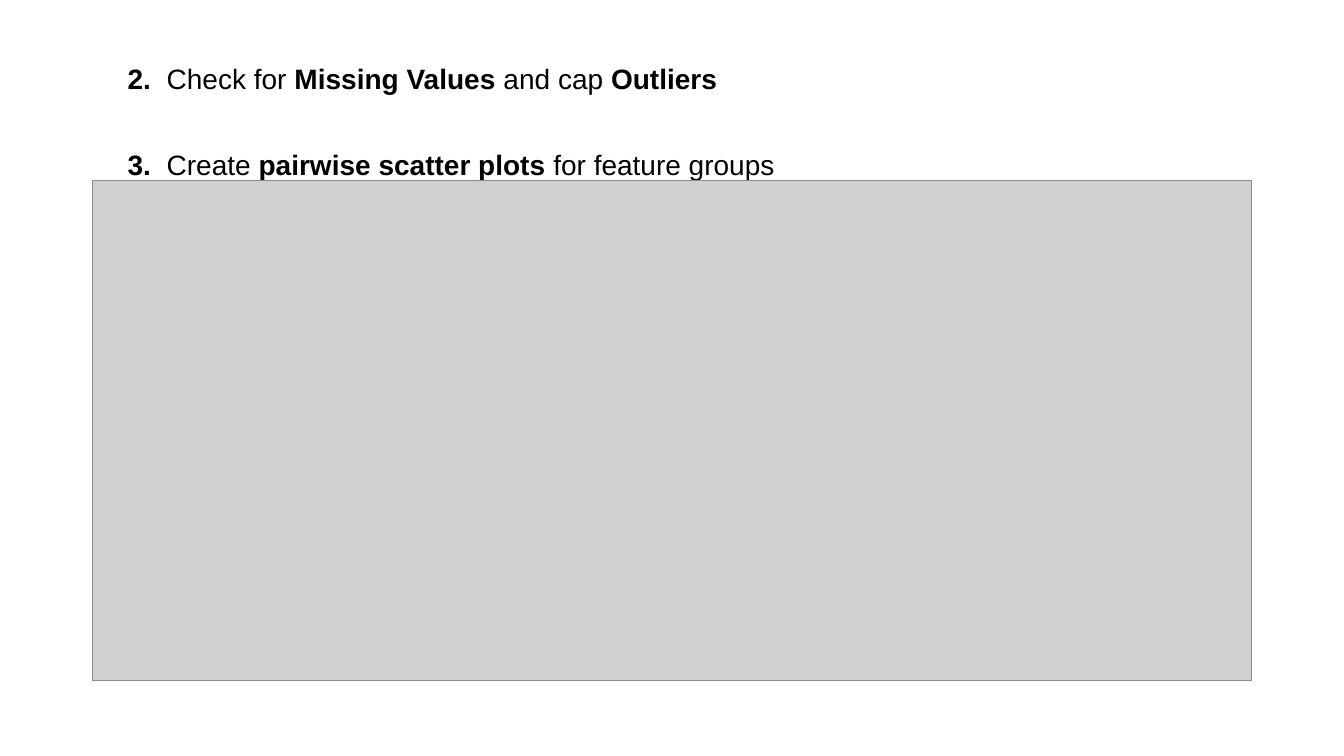
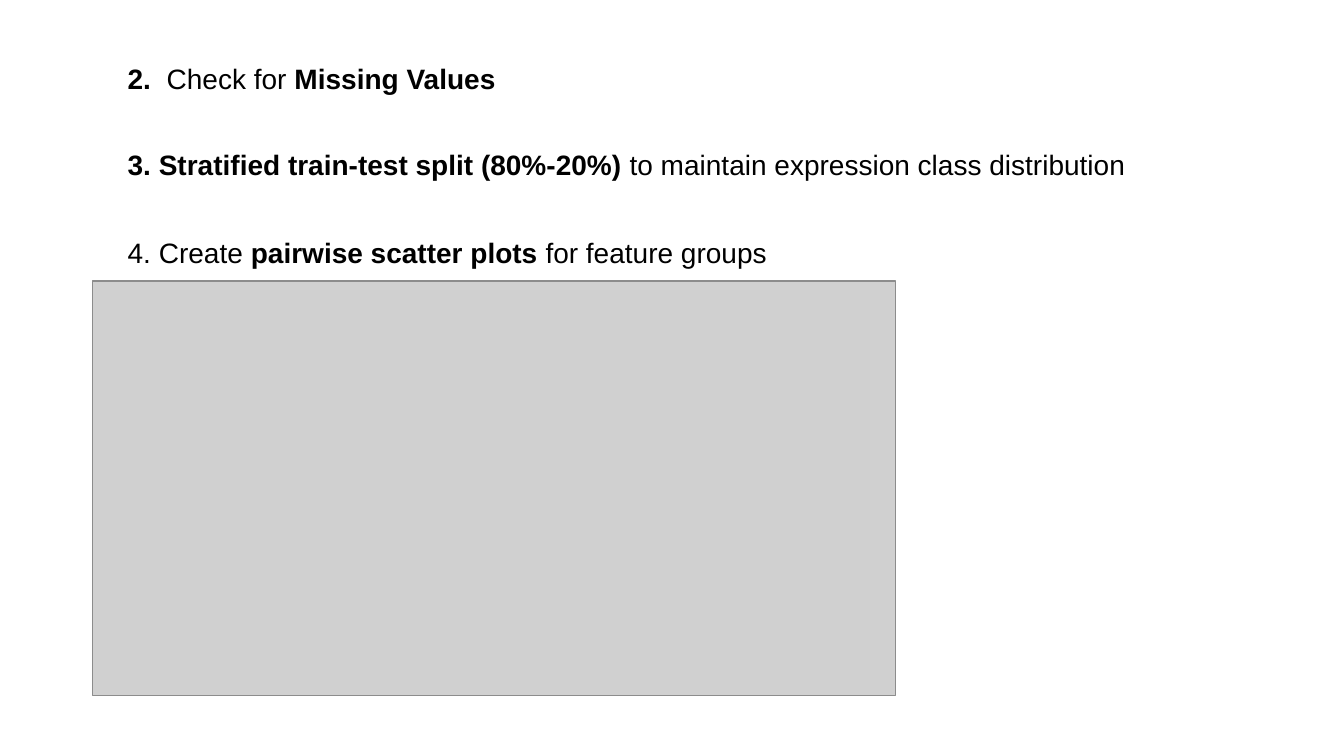
Before and after one commit to BillyGeros94/face-expression-recognition, a slide deck: slide 4 of presentation/Project-Presentation.pptx. Drawn at 1344x756 pixels with LibreOffice and Linux fonts; fonts in the diff are those of the drawing; grey boxes stand for pictures. Boxes give left, top, right and bottom in pixels: in the first picture for what was removed or moved away, otherwise in the second. Text is boxed around its words. In the diff, an @@ line names an element or a change of style, - is before the commit and + after.

```diff
--- a/presentation/Project-Presentation.pptx
+++ b/presentation/Project-Presentation.pptx
@@ text at [128, 68, 1124, 268]: text changed @@
-2. Check for Missing Values and cap Outliers
-3. Create pairwise scatter plots for feature groups
+2. Check for Missing Values
+3. Stratified train-test split (80%-20%) to maintain expression class distribution
+4. Create pairwise scatter plots for feature groups
@@ picture: place and size @@
-picture at [93, 180, 1252, 681]
+picture at [93, 281, 896, 696]
```
Also in this commit, not shown: 7 other slides changed.
